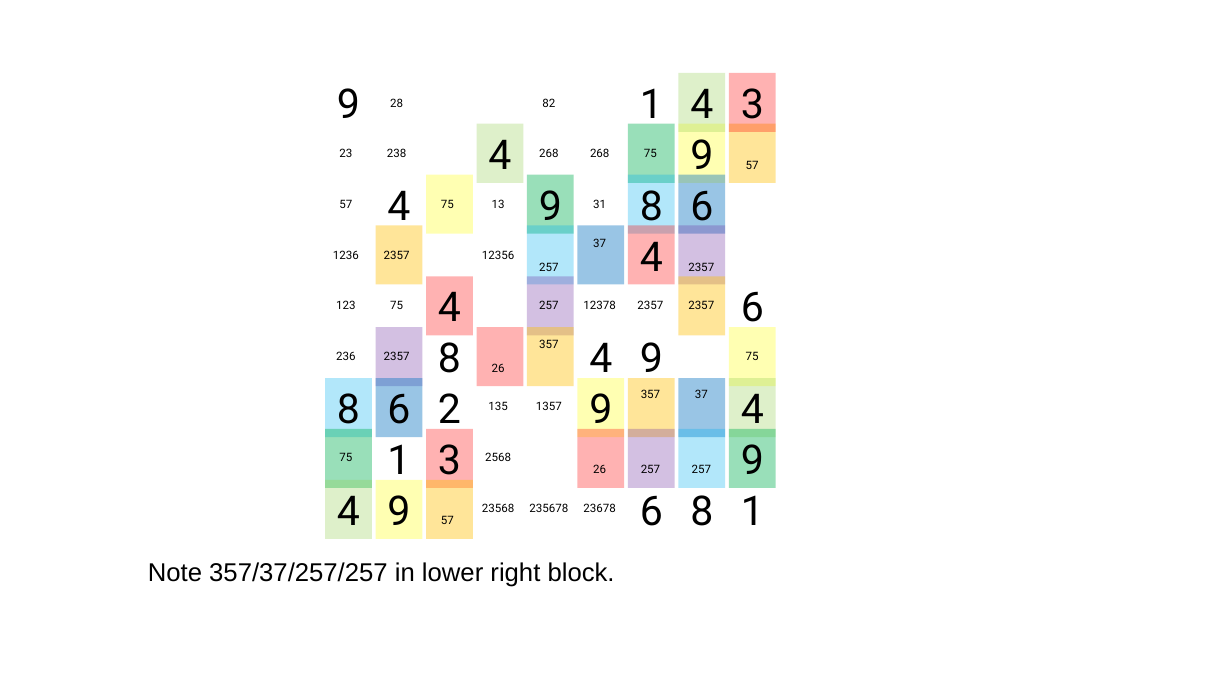
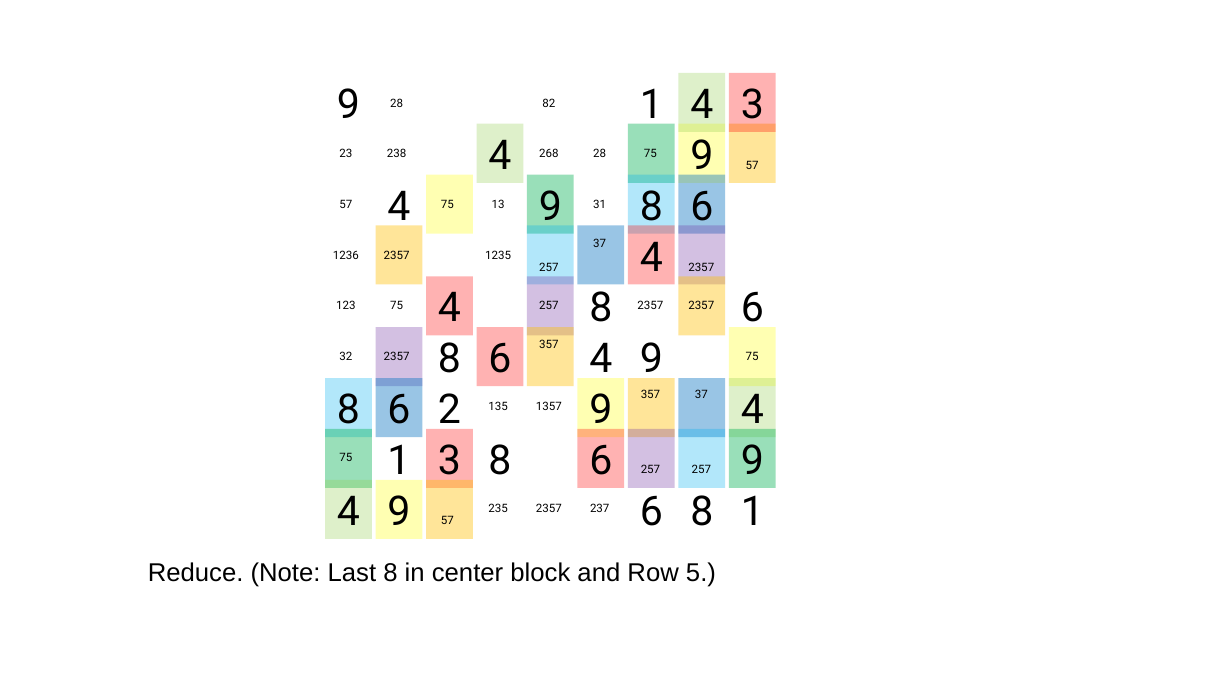
Before and after one commit to jhardis/WSJ_Number_Puzzles, a slide deck: slide 45 of 20260502_2.pptx. Drawn at 1232x693 pixels with LibreOffice and Linux fonts; fonts in the diff are those of the drawing; background and template pictures are left out. Boxes give left, top, right and bottom in pixels: in the first picture for what was removed or moved away, otherwise in the second. Text is boxed around its words. In the diff, an @@ line names an element or a change of style, - is before the commit and + after.

```diff
--- a/20260502_2.pptx
+++ b/20260502_2.pptx
@@ text at (x1=593, y1=148, x2=606, y2=157): text changed @@
-268
+28
@@ text at (x1=485, y1=250, x2=511, y2=259): text changed @@
-12356
+1235
@@ text added at (x1=589, y1=291, x2=612, y2=322), 32 pt, text #000000 @@
+8
@@ text removed at (x1=583, y1=300, x2=615, y2=309) @@
-12378
@@ text at (x1=339, y1=351, x2=352, y2=360): text changed @@
-236
+32
@@ text in rectangle at (x1=488, y1=342, x2=511, y2=373): text added @@
+6
@@ text removed at (x1=492, y1=363, x2=505, y2=372) @@
-26
@@ text added at (x1=488, y1=444, x2=511, y2=475), 32 pt, text #000000 @@
+8
@@ text in rectangle at (x1=589, y1=436, x2=612, y2=475): text added @@
+6
@@ text removed at (x1=485, y1=452, x2=511, y2=461) @@
-2568
@@ text removed at (x1=593, y1=464, x2=606, y2=473) @@
-26
@@ text at (x1=488, y1=503, x2=507, y2=512): text changed @@
-23568
+235
@@ text at (x1=536, y1=503, x2=562, y2=512): text changed @@
-235678
+2357
@@ text at (x1=590, y1=503, x2=609, y2=512): text changed @@
-23678
+237
@@ text at (x1=148, y1=562, x2=716, y2=587): text changed @@
-Note 357/37/257/257 in lower right block.
+Reduce. (Note: Last 8 in center block and Row 5.)
```
Also in this commit, not shown: 9 other slides changed, 7 slides removed.
